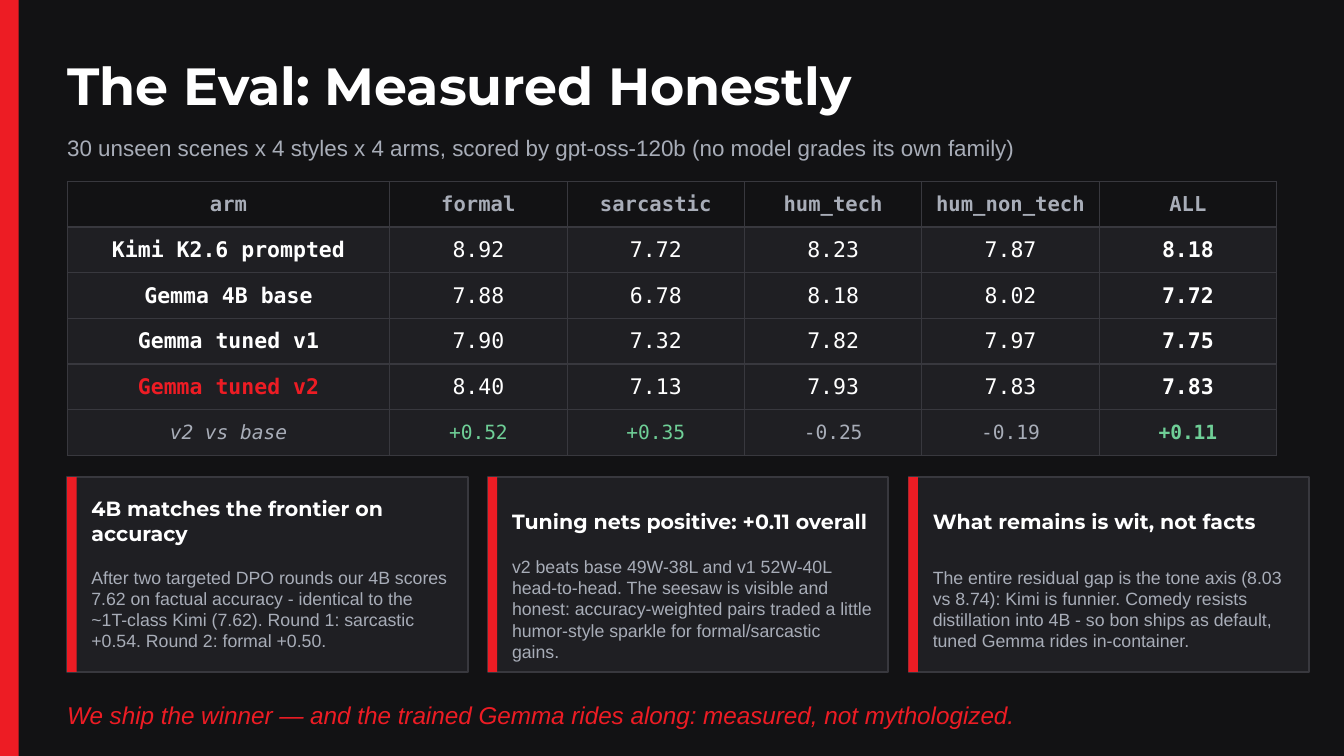
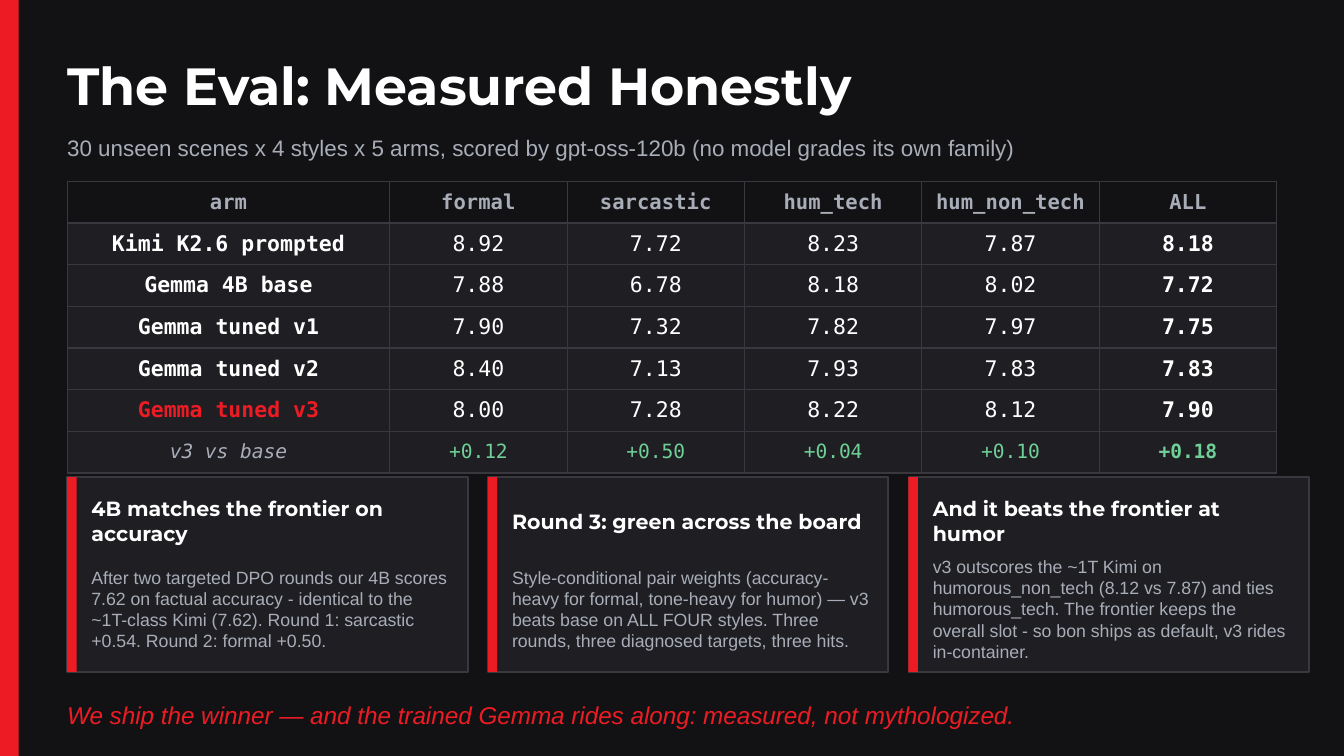
Before and after one commit to SankarSubbayya/styleforge, a slide deck: slide 8 of presentation/StyleForge.pptx. Drawn at 1344x756 pixels with LibreOffice and Linux fonts; fonts in the diff are those of the drawing. Boxes give left, top, right and bottom in pixels: in the first picture for what was removed or moved away, otherwise in the second. Text is boxed around its words. In the diff, an @@ line names an element or a change of style, - is before the commit and + after.

```diff
--- a/presentation/StyleForge.pptx
+++ b/presentation/StyleForge.pptx
@@ text at box(67, 140, 1014, 161): text changed @@
-30 unseen scenes x 4 styles x 4 arms, scored by gpt-oss-120b (no model grades its own family)
+30 unseen scenes x 4 styles x 5 arms, scored by gpt-oss-120b (no model grades its own family)
@@ table at box(67, 181, 1277, 463) @@
-row 6: v2 vs base | +0.52 | +0.35 | -0.25 | -0.19 | +0.11
+row 6: Gemma tuned v3 | 8.00 | 7.28 | 8.22 | 8.12 | 7.90
+row 7: v3 vs base | +0.12 | +0.50 | +0.04 | +0.10 | +0.18
@@ text at box(933, 500, 1220, 541): text changed @@
-What remains is wit, not facts
+And it beats the frontier at humor
@@ text at box(512, 513, 861, 533): text changed @@
-Tuning nets positive: +0.11 overall
+Round 3: green across the board
@@ text at box(933, 560, 1285, 658): text changed @@
-The entire residual gap is the tone axis (8.03 vs 8.74): Kimi is funnier. Comedy resists distillation into 4B - so bon ships as default, tuned Gemma rides in-container.
+v3 outscores the ~1T Kimi on humorous_non_tech (8.12 vs 7.87) and ties humorous_tech. The frontier keeps the overall slot - so bon ships as default, v3 rides in-container.
@@ text at box(512, 571, 869, 651): text changed @@
-v2 beats base 49W-38L and v1 52W-40L head-to-head. The seesaw is visible and honest: accuracy-weighted pairs traded a little humor-style sparkle for formal/sarcastic gains.
+Style-conditional pair weights (accuracy-heavy for formal, tone-heavy for humor) — v3 beats base on ALL FOUR styles. Three rounds, three diagnosed targets, three hits.
```
Also in this commit, not shown: 7 other files.
